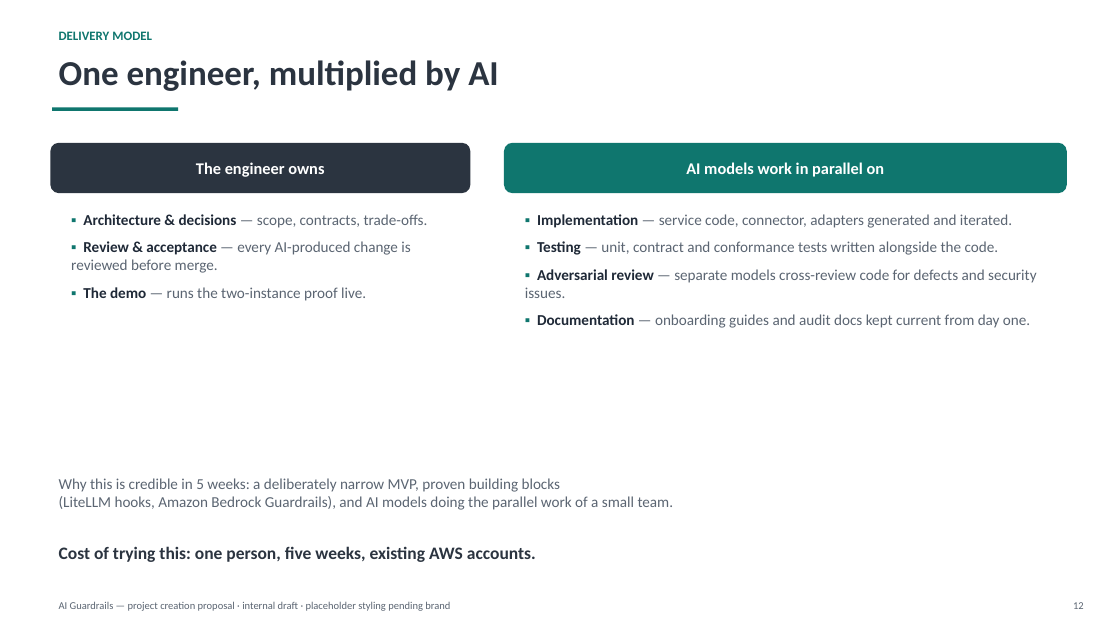
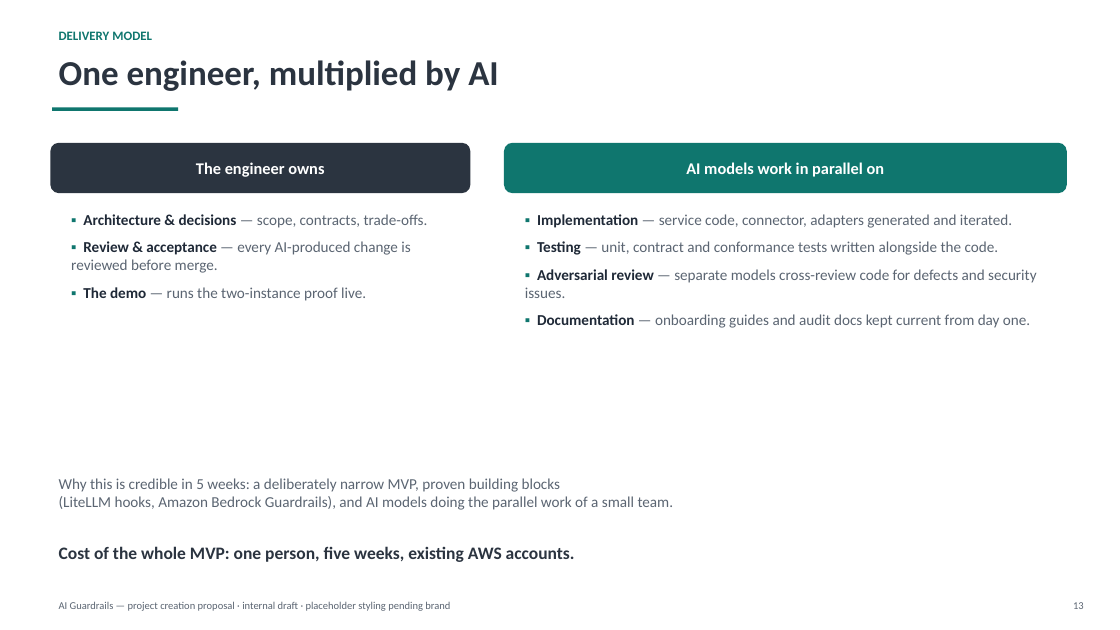
Before and after one commit to veglezMX/guardrails, a slide deck: slide 13 of solution-docs/40-sales-deck/AI-Guardrails-Project-Proposal.pptx (slide 12 before the commit). Drawn at 1120x630 pixels with LibreOffice and Linux fonts; fonts in the diff are those of the drawing. Boxes give left, top, right and bottom in pixels: in the first picture for what was removed or moved away, otherwise in the second. Text is boxed around its words. In the diff, an @@ line names an element or a change of style, - is before the commit and + after.

```diff
--- a/solution-docs/40-sales-deck/AI-Guardrails-Project-Proposal.pptx
+++ b/solution-docs/40-sales-deck/AI-Guardrails-Project-Proposal.pptx
@@ text at box(59, 546, 575, 562): text changed @@
-Cost of trying this: one person, five weeks, existing AWS accounts.
+Cost of the whole MVP: one person, five weeks, existing AWS accounts.
```
Also in this commit, not shown: 6 other slides changed, 3 slides added, 2 slides removed, 1 other file.
